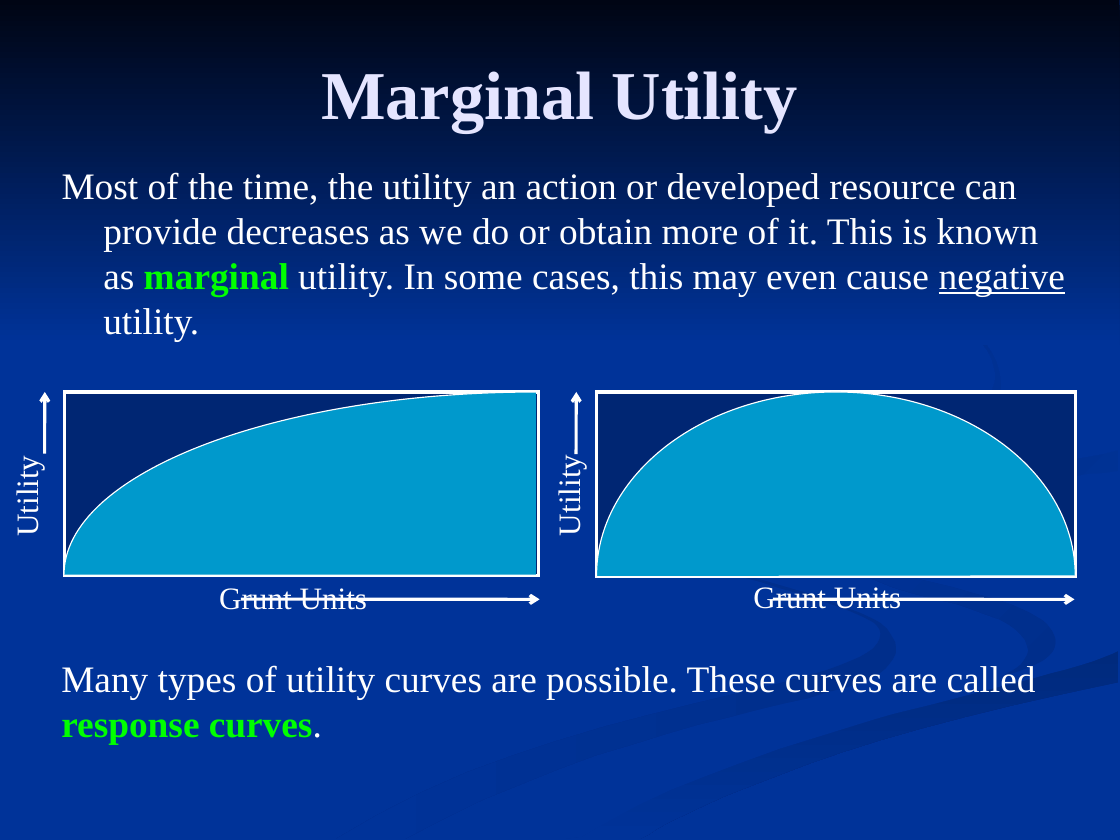
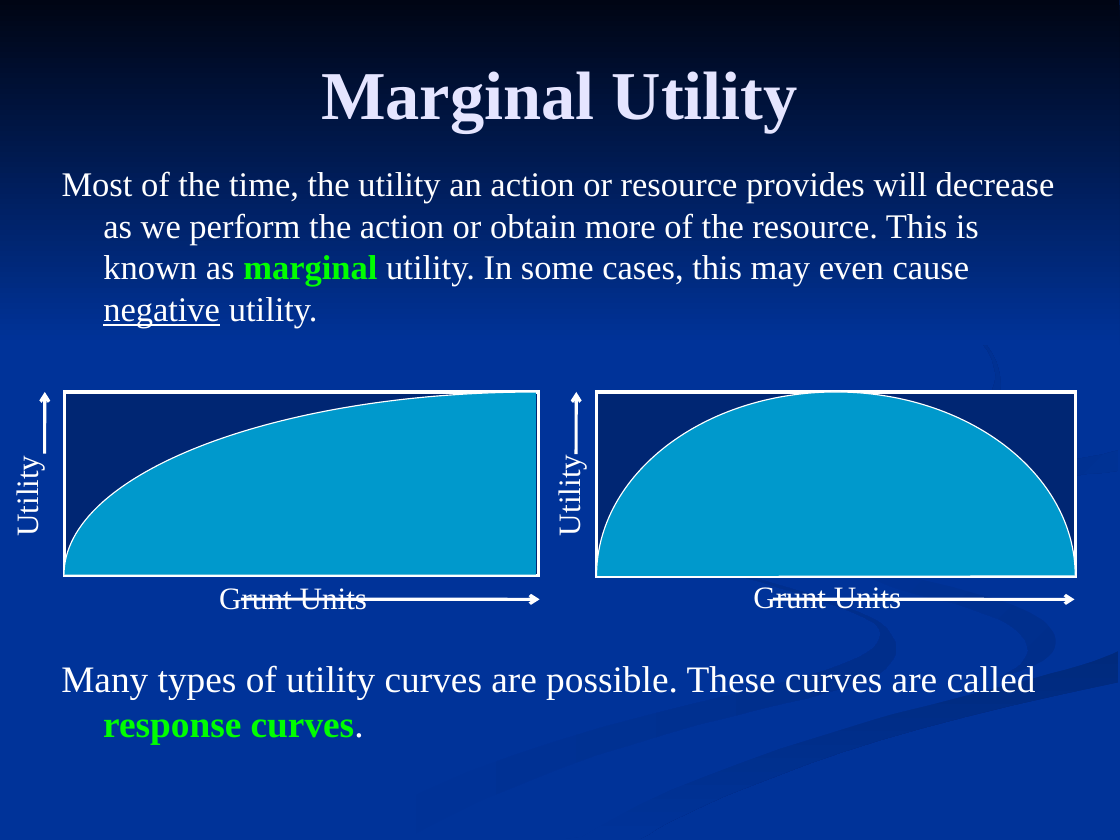
Before and after one commit to FleepyBeepy/Artificial-Intelligence, a slide deck: slide 5 of Lecture Slides/9.1 - Utility & Risk.ppt. Drawn at 1120x840 pixels with LibreOffice and Linux fonts; fonts in the diff are those of the drawing. Boxes give left, top, right and bottom in pixels: in the first picture for what was removed or moved away, otherwise in the second. Text is boxed around its words. In the diff, an @@ line names an element or a change of style, - is before the commit and + after.

Commit message:
- Updated wording on a few slides

```diff
--- a/Lecture Slides/9.1 - Utility & Risk.ppt
+++ b/Lecture Slides/9.1 - Utility & Risk.ppt
@@ text at [62,171,1055,327]: text changed; size 24 to 22.2 pt @@
-Most of the time, the utility an action or developed resource can provide decreases as we do or obtain more of it. This is known as marginal utility. In some cases, this may even cause negative utility.
+Most of the time, the utility an action or resource provides will decrease as we perform the action or obtain more of the resource. This is known as marginal utility. In some cases, this may even cause negative utility.
@@ freeform shape at [646,261,1001,560]: fill gradient #003399 to #002B82 to gradient #002B82 to #003399 @@
@@ freeform shape at [64,392,1008,757]: outline redrawn @@
@@ freeform shape at [336,514,896,839]: fill gradient #002E8B to #003399 to gradient #003399 to #002E8B @@
@@ text "Many types of utility curves ..." at [61,665,1036,744]: indent changed @@
```
Also in this commit, not shown: 9 other slides changed, 1 other file.
